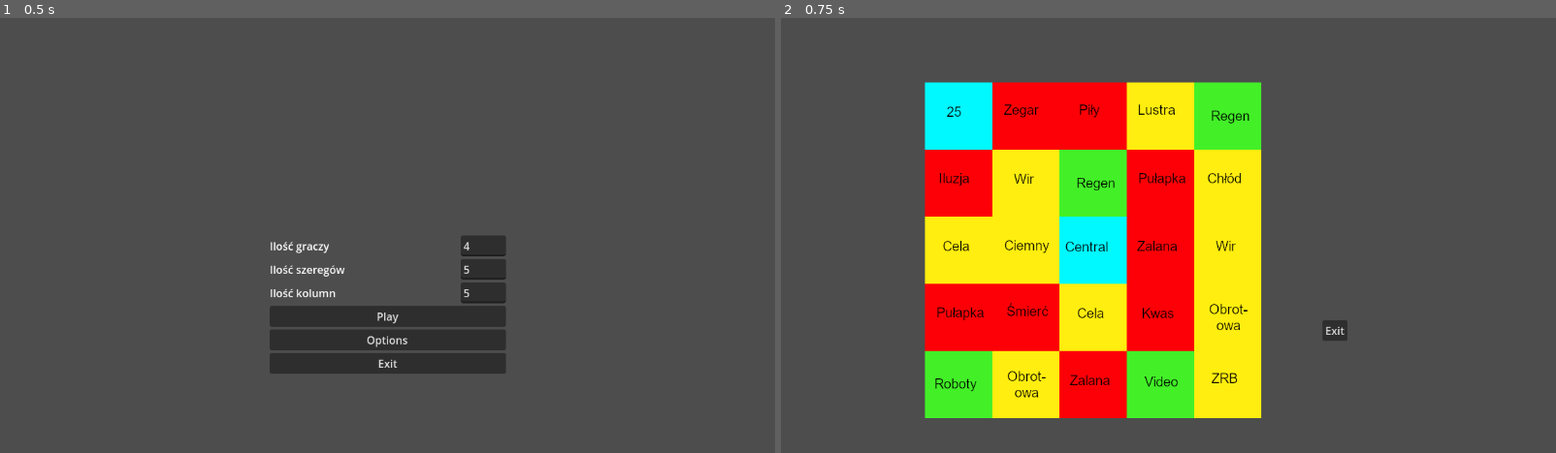
Above: before the commit, frames 1-2 (left to right).
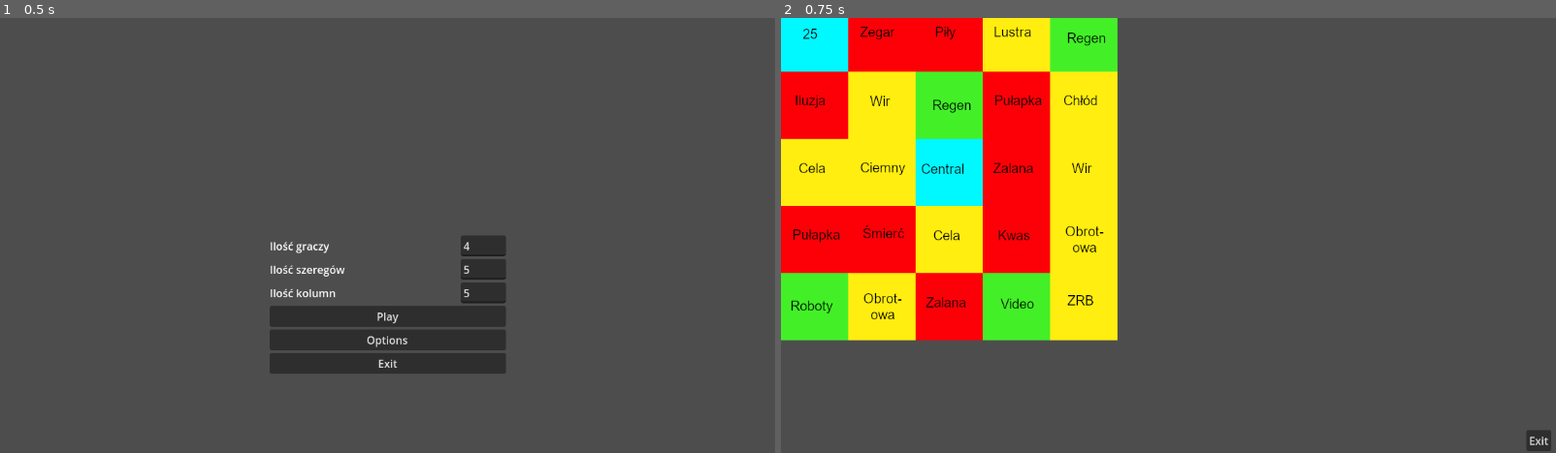
Above: after the commit, the same moments.

Repository: super12pl/strona25
Game: Godot game, scene res://scenes/Menu.tscn
Same seed, same stepped clock (60 frames per second), same inputs: the game is played once before the commit and once after it.
Inputs:
- Up to frame 1 (0.5 s): no input
- Up to frame 2 (0.75 s): click "Play" at 0.5 s

Frame 1 is identical in both runs. In frame 2, 47% of the frame differs, in the area x 0-100%, y 0-100%.

Commit message:
button nie jest w tilesecie tylko w grze 5head

Diff:
--- a/code/gameBoard.gd
+++ b/code/gameBoard.gd
@@ -62,6 +62,3 @@
 					set_cell(0,Vector2i(kolumna,szereg),0,Vector2i(czerwonepokojeindex.find(tile,0),2))
 				else:
 					set_cell(0,Vector2i(kolumna,szereg),0,Vector2i(1,3))
-
-func _on_button_pressed():
-	get_tree().change_scene_to_file("res://scenes//Menu.tscn")
--- a/code/global.gd
+++ b/code/global.gd
@@ -5,6 +5,7 @@
 var zieloneIndex := ["sala wideo","ruchomy pokój","pokój z tunelem","komora robotów","komora regeneracji","pusty pokój","sterownia"]
 var zulteIndex := ["pokój z wirem","cela","ciemny pokój","komora chłodu","komora obrotowa","komora zakłócania","pokój ZRB","pokój luster"]
 var czerwoneIndex := ["wanna z kwasem","zalana komora","pokój pułapka","pokój iluzji","komora śmierci", "pokój paranoi","pokój zegarowy","komora pił"]
+
 var zielone = ["sala wideo","ruchomy pokój","sterownia","pokój z tunelem","pokój z tunelem","pokój z tunelem","komora robotów","komora robotów","komora regeneracji","komora regeneracji"]
 var żółte = ["pokój z wirem","pokój z wirem","cela","cela","ciemny pokój","ciemny pokój","komora chłodu","komora chłodu","komora obrotowa","komora obrotowa","komora zakłócania","pokój ZRB","pokój ZRB","pokój luster"]
 var czerwone = ["wanna z kwasem","wanna z kwasem","zalana komora","zalana komora","pokój pułapka","pokój pułapka","pokój iluzji","komora śmierci","komora śmierci", "pokój paranoi","pokój zegarowy","komora pił","komora pił"]
--- /dev/null
+++ b/code/gra.gd
@@ -0,0 +1,5 @@
+extends Control
+
+
+func _on_button_pressed():
+	get_tree().change_scene_to_file("res://scenes//Menu.tscn")
--- a/scenes/gameBoard.tscn
+++ b/scenes/gameBoard.tscn
@@ -59,13 +59,3 @@
 offset_right = 40.0
 offset_bottom = 40.0
 script = SubResource("GDScript_bria5")
-
-[node name="Button" type="Button" parent="Control"]
-layout_mode = 0
-offset_left = 591.0
-offset_top = 354.0
-offset_right = 628.0
-offset_bottom = 385.0
-text = "Exit"
-
-[connection signal="pressed" from="Control/Button" to="." method="_on_button_pressed"]
--- a/scenes/gra.tscn
+++ b/scenes/gra.tscn
@@ -1,29 +1,31 @@
-[gd_scene load_steps=2 format=3 uid="uid://bqj3s2cquk4xa"]
+[gd_scene load_steps=3 format=3 uid="uid://bqj3s2cquk4xa"]
 
+[ext_resource type="Script" path="res://code/gra.gd" id="1_ku1yj"]
 [ext_resource type="PackedScene" uid="uid://cckc05uk0frwy" path="res://scenes/gameBoard.tscn" id="1_sx0l2"]
 
 [node name="Gra" type="Control"]
 layout_mode = 3
-anchors_preset = 8
-anchor_left = 0.5
-anchor_top = 0.5
-anchor_right = 0.5
-anchor_bottom = 0.5
-grow_horizontal = 2
-grow_vertical = 2
+anchors_preset = 0
+script = ExtResource("1_ku1yj")
 
 [node name="Control" type="Control" parent="."]
 layout_mode = 1
-anchors_preset = 8
-anchor_left = 0.5
+anchors_preset = 4
 anchor_top = 0.5
-anchor_right = 0.5
 anchor_bottom = 0.5
-offset_left = -362.0
-offset_top = -228.0
-offset_right = -322.0
-offset_bottom = -188.0
-grow_horizontal = 2
+offset_top = -20.0
+offset_right = 40.0
+offset_bottom = 20.0
 grow_vertical = 2
 
 [node name="TileMap" parent="Control" instance=ExtResource("1_sx0l2")]
+
+[node name="Button" type="Button" parent="Control"]
+layout_mode = 0
+offset_left = 1108.0
+offset_top = 634.0
+offset_right = 1145.0
+offset_bottom = 665.0
+text = "Exit"
+
+[connection signal="pressed" from="Control/Button" to="." method="_on_button_pressed"]
